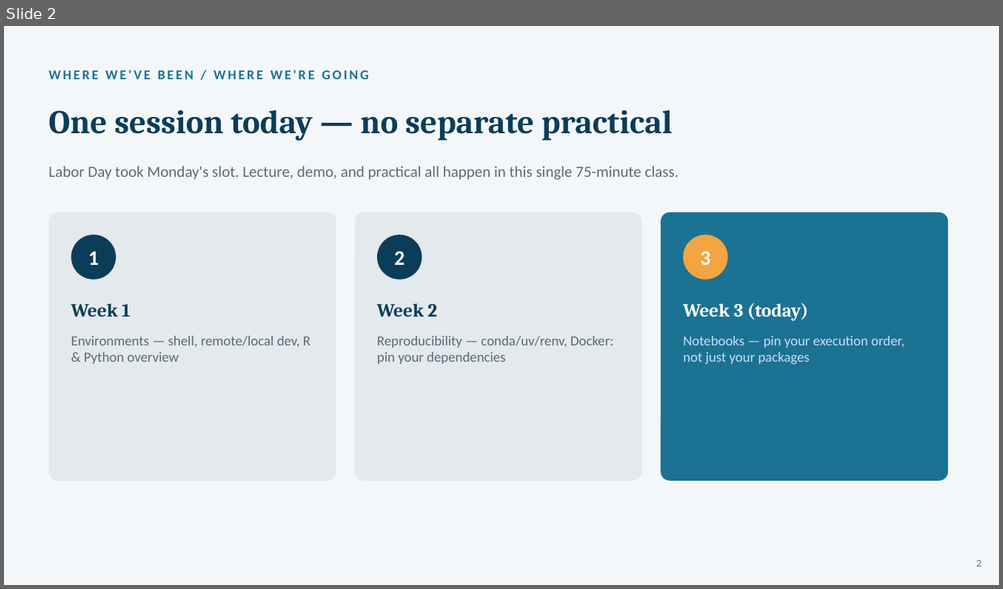
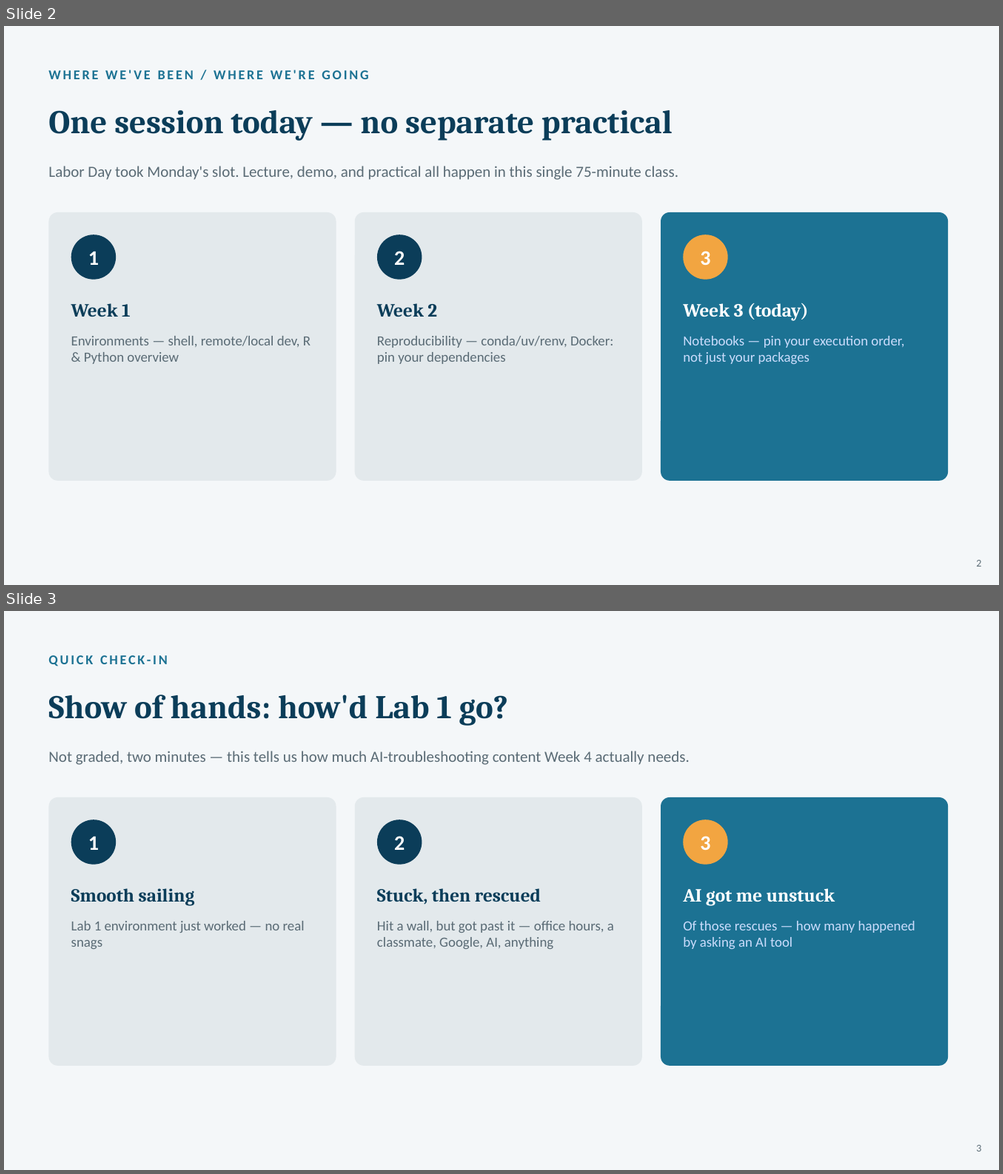
Before and after one commit to gwcbi/applied-computing-HDS, a slide deck: lectures/week03-reproducible-notebooks/W03L_slides.pptx. Shown one above the other, each under a label of ours: slide 2 before the commit, slides 2 and 3 after it. The pictures are 1003x589 and 1003x1174 pixels, drawn with LibreOffice and Linux fonts; fonts in the diff are those of the drawing. Boxes give left, top, right and bottom in pixels: in the first picture for what was removed or moved away, otherwise in the second. Text is boxed around its words. In the diff, an @@ line names an element or a change of style, - is before the commit and + after.

Commit message:
week3 latest

```diff
--- a/lectures/week03-reproducible-notebooks/W03L_slides.pptx
+++ b/lectures/week03-reproducible-notebooks/W03L_slides.pptx
@@ slide 3 added at bbox=[4, 611, 999, 1170], background #F4F7F9 @@
@@ text added at bbox=[48, 655, 168, 667], 13 pt, text #1C7293, bold @@
+QUICK CHECK-IN
@@ text added at bbox=[48, 695, 508, 726], 32 pt, text #0B3D59, bold @@
+Show of hands: how'd Lab 1 go?
@@ text added at bbox=[48, 751, 688, 765], 15 pt, text #5A6B75 @@
+Not graded, two minutes — this tells us how much AI-troubleshooting content Week 4 actually needs.
@@ rounded rectangle added at bbox=[48, 797, 336, 1066], fill #E3E9EC @@
@@ rounded rectangle added at bbox=[355, 797, 642, 1066], fill #E3E9EC @@
@@ rounded rectangle added at bbox=[660, 797, 948, 1066], fill #1C7293 @@
@@ ellipse added at bbox=[71, 820, 116, 865], fill #0B3D59 @@
@@ ellipse added at bbox=[377, 820, 422, 865], fill #0B3D59 @@
@@ ellipse added at bbox=[683, 820, 728, 865], fill #F2A541 @@
@@ text added at bbox=[88, 836, 99, 850], 20 pt, text #FFFFFF, bold @@
+1
@@ text added at bbox=[394, 836, 404, 850], 20 pt, text #FFFFFF, bold @@
+2
@@ text added at bbox=[700, 836, 710, 850], 20 pt, text #FFFFFF, bold @@
+3
@@ text added at bbox=[71, 889, 195, 906], 18 pt, text #0B3D59, bold @@
+Smooth sailing
@@ text added at bbox=[377, 889, 540, 905], 18 pt, text #0B3D59, bold @@
+Stuck, then rescued
@@ text added at bbox=[683, 889, 834, 906], 18 pt, text #FFFFFF, bold @@
+AI got me unstuck
@@ text added at bbox=[71, 921, 304, 949], 13.5 pt, text #5A6B75 @@
+Lab 1 environment just worked — no real snags
@@ text added at bbox=[377, 921, 614, 949], 13.5 pt, text #5A6B75 @@
+Hit a wall, but got past it — office hours, a classmate, Google, AI, anything
@@ text added at bbox=[683, 921, 915, 949], 13.5 pt, text #CADCFC @@
+Of those rescues — how many happened by asking an AI tool
@@ text added at bbox=[976, 1145, 981, 1152], 10 pt, text #5A6B75 @@
+3
```
Also in this commit, not shown: 8 slides changed, 8 other files.
